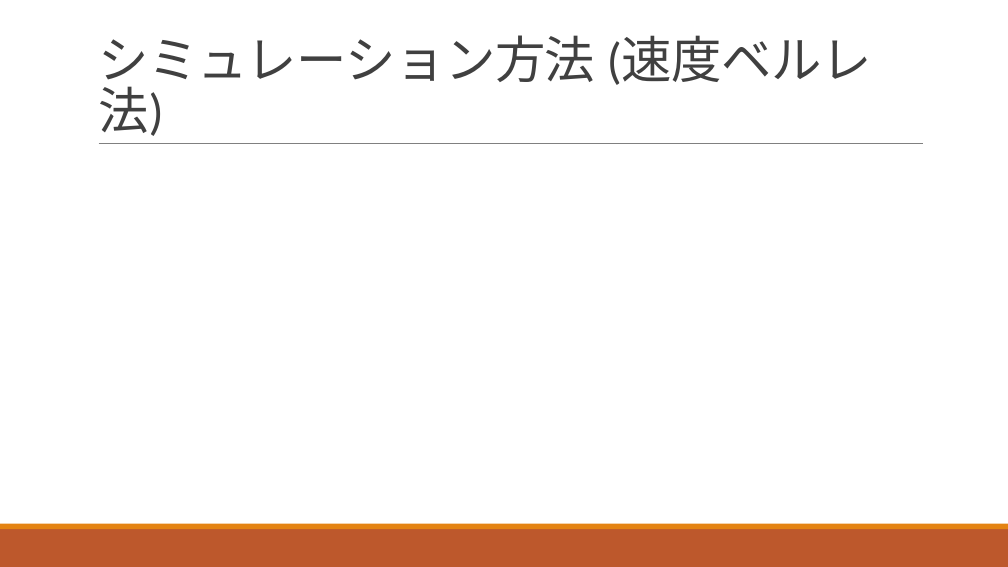
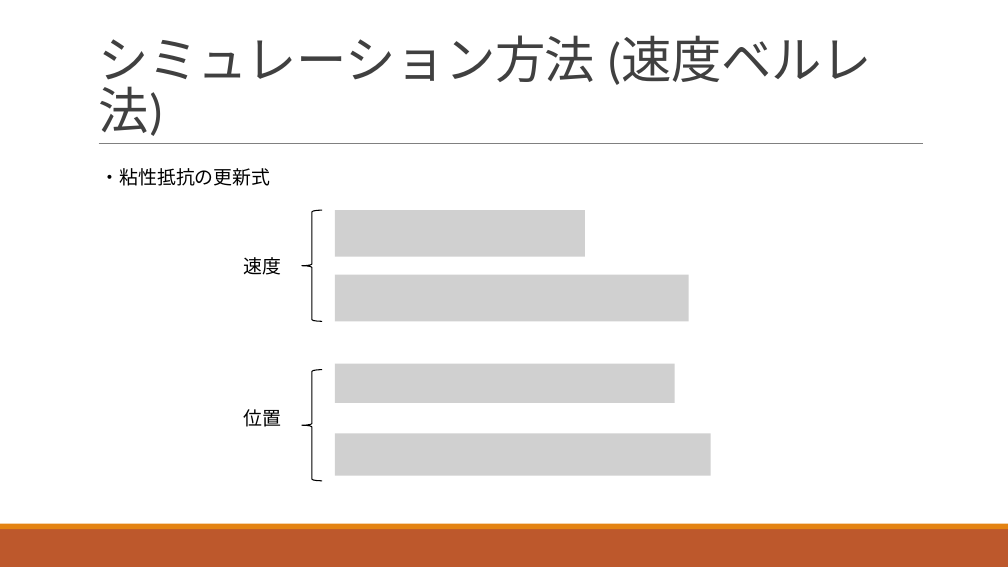
Before and after one commit to morishitamakoto0330/ShuttlecockSimulation, a slide deck: slide 11 of presentation/center_report.pptx. Drawn at 1008x567 pixels with LibreOffice and Linux fonts; fonts in the diff are those of the drawing; grey boxes stand for pictures. Boxes give left, top, right and bottom in pixels: in the first picture for what was removed or moved away, otherwise in the second. Text is boxed around its words. In the diff, an @@ line names an element or a change of style, - is before the commit and + after.

```diff
--- a/presentation/center_report.pptx
+++ b/presentation/center_report.pptx
@@ text added at (100,168,270,186), 18 pt, text #000000 @@
+・粘性抵抗の更新式
@@ group added at (243,210,689,321): 2 pictures, 1 left brace, 1 text @@
+速度
@@ group added at (243,364,711,481): 2 pictures, 1 left brace, 1 text @@
+位置
```
Also in this commit, not shown: 6 other slides changed.
